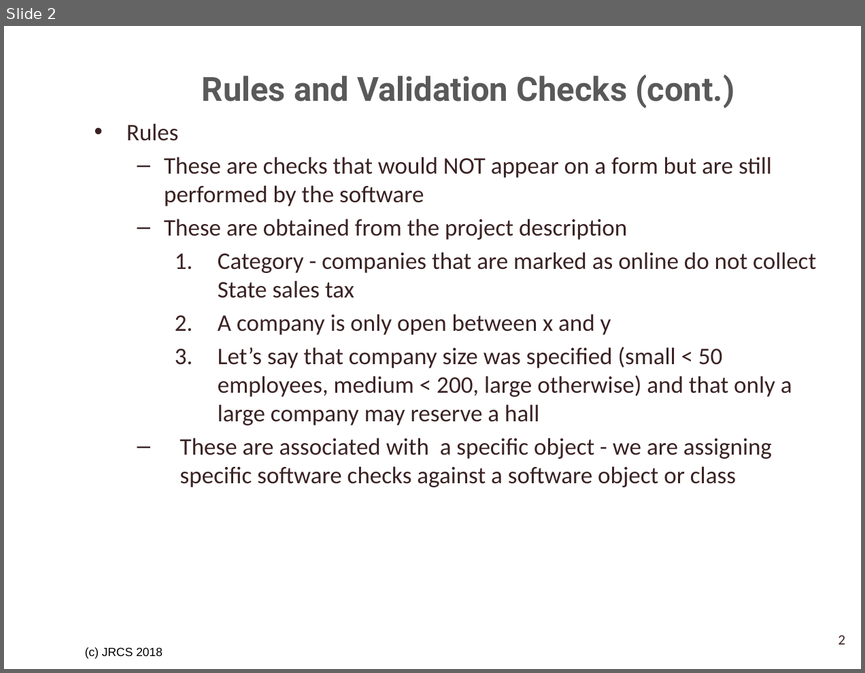
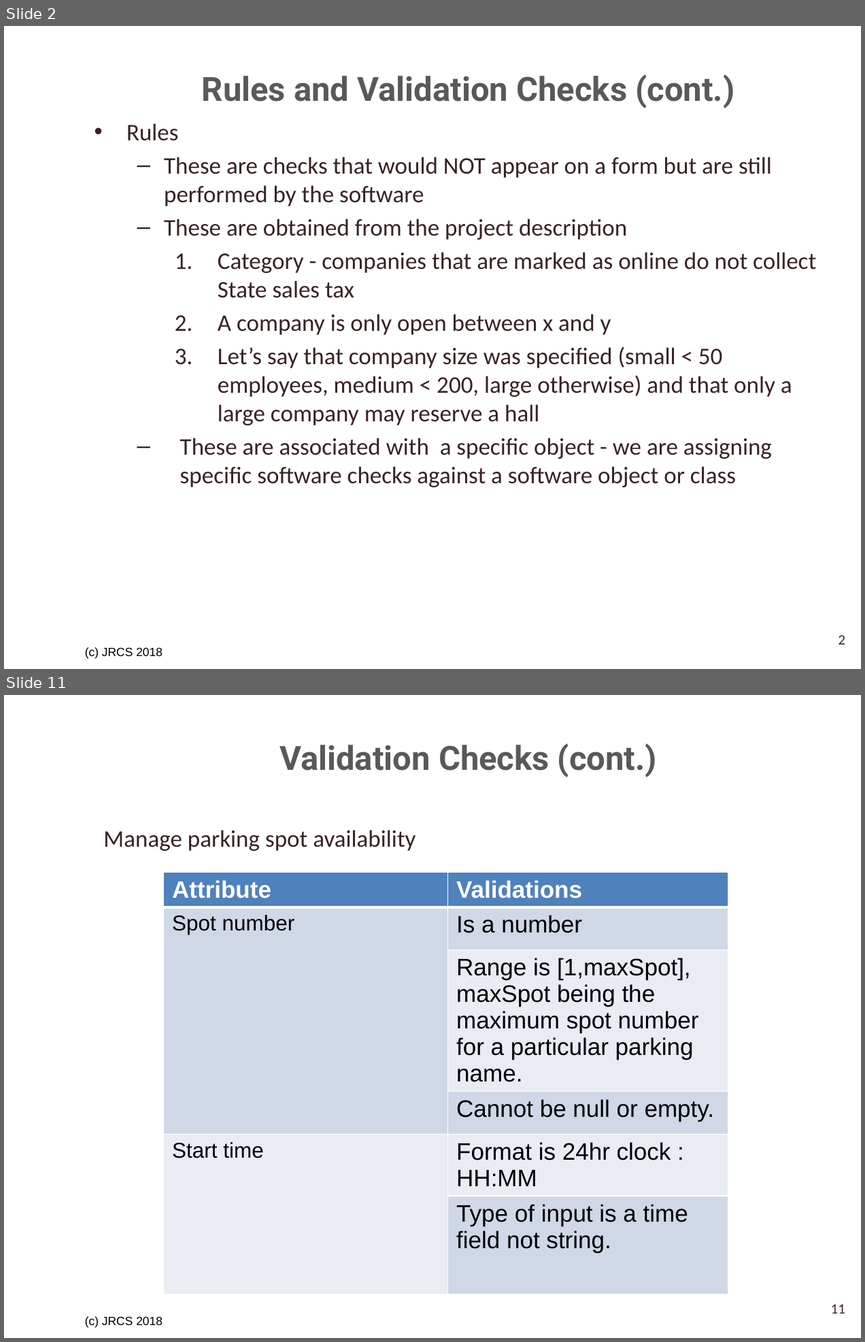
Before and after one commit to SrihariShastry/UTA_Parking, a slide deck: Project_Analysis_Team_3/Validation Checks and Rules Tables.pptx. Shown one above the other, each under a label of ours: slide 2 before the commit, slides 2 and 11 after it; the slides between them are not shown. The pictures are 865x673 and 865x1342 pixels, drawn with LibreOffice and Linux fonts; fonts in the diff are those of the drawing; background and template pictures are left out. Boxes give left, top, right and bottom in pixels: in the first picture for what was removed or moved away, otherwise in the second. Text is boxed around its words. In the diff, an @@ line names an element or a change of style, - is before the commit and + after.

```diff
--- a/Project_Analysis_Team_3/Validation Checks and Rules Tables.pptx
+++ b/Project_Analysis_Team_3/Validation Checks and Rules Tables.pptx
@@ slide 11 added at (x1=4, y1=695, x2=861, y2=1338), background picture (left out); not listed: 1 template element that a slide beside it also shows @@
@@ title added at (x1=279, y1=743, x2=657, y2=777), 28 pt, text #595959, bold @@
+Validation Checks (cont.)
@@ text added at (x1=103, y1=830, x2=415, y2=851), 20 pt, text #3A2222 @@
+Manage parking spot availability
@@ table added at (x1=163, y1=872, x2=728, y2=1255), 6 rows, 2 columns @@
+Attribute | Validations
+Spot number | Is a number
+ | Range is [1,maxSpot], maxSpot being the maximum spot number for a particular parking name.
+ | Cannot be null or empty.
+Start time | Format is 24hr clock : HH:MM
+ | Type of input is a time field not string.
@@ page number added at (x1=831, y1=1304, x2=845, y2=1313), 12 pt, text #3A2222 @@
+11
```
Also in this commit, not shown: 6 slides changed, 11 other slides added, 4 slides removed, 3 other files.
